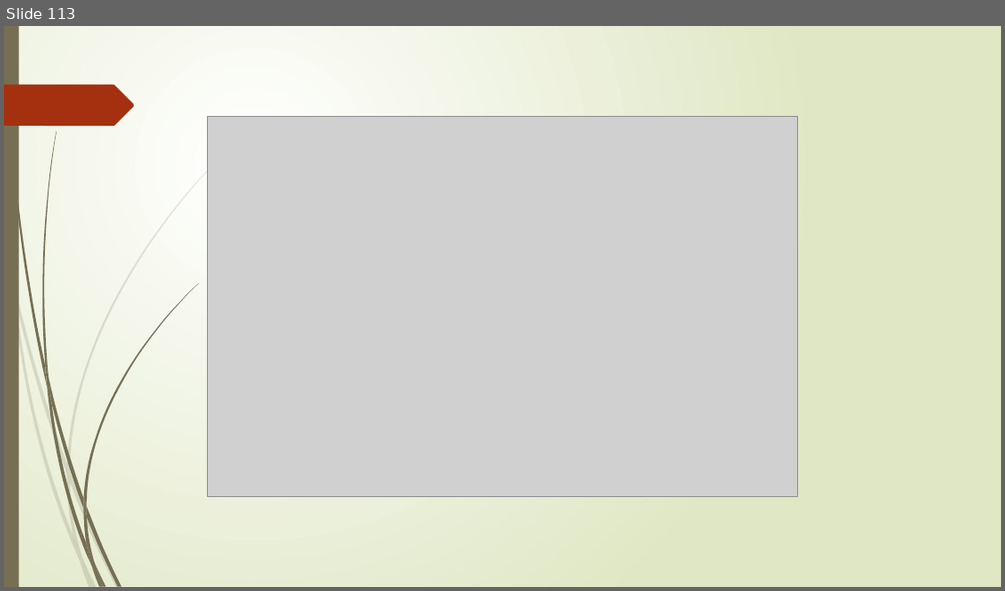
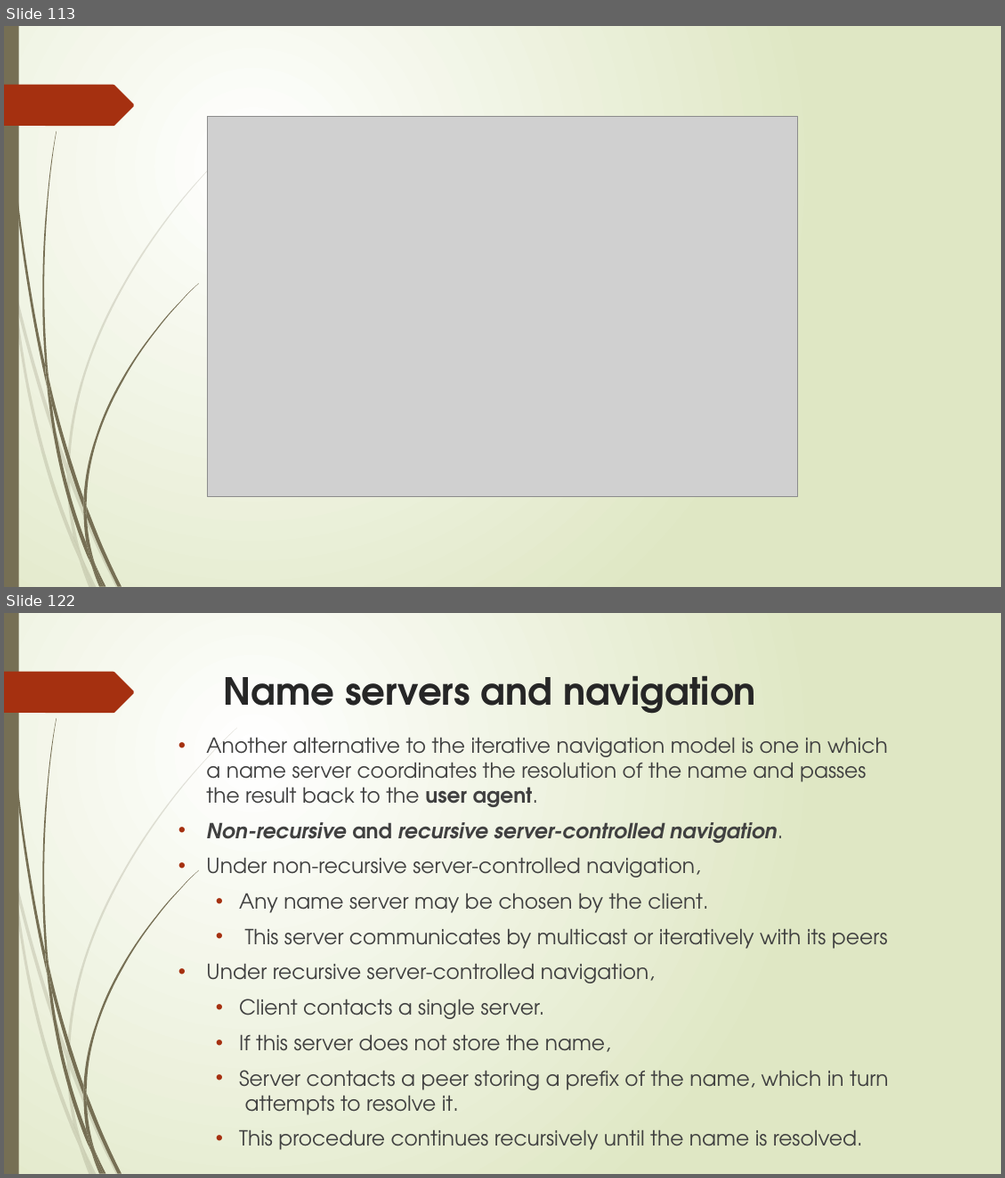
Before and after one commit to sanjayshimoga/nmit-distributed_systems, a slide deck: DISTRIBUTED FILE SYSTEMS.pptx. Shown one above the other, each under a label of ours: slide 113 before the commit, slides 113 and 122 after it; the slides between them are not shown. The pictures are 1005x591 and 1005x1178 pixels, drawn with LibreOffice and Linux fonts; fonts in the diff are those of the drawing; grey boxes stand for pictures. Boxes give left, top, right and bottom in pixels: in the first picture for what was removed or moved away, otherwise in the second. Text is boxed around its words. In the diff, an @@ line names an element or a change of style, - is before the commit and + after.

```diff
--- a/DISTRIBUTED FILE SYSTEMS.pptx
+++ b/DISTRIBUTED FILE SYSTEMS.pptx
@@ slide 122 added at [4, 613, 1001, 1174], background gradient #FFFFFF to #DFE8C4; not listed: 24 template elements that a slide beside it also shows @@
@@ title added at [224, 675, 756, 714], 36 pt, text #262626, bold @@
+Name servers and navigation
@@ text added at [206, 737, 888, 1150], 20 pt, text #404040 @@
+• Another alternative to the iterative navigation model is one in which a name server coordinates the resolution of the name and passes the result back to the user agent.
+• Non-recursive and recursive server-controlled navigation.
+• Under non-recursive server-controlled navigation,
+  • Any name server may be chosen by the client.
+  • This server communicates by multicast or iteratively with its peers
+• Under recursive server-controlled navigation,
+  • Client contacts a single server.
+  • If this server does not store the name,
+  • Server contacts a peer storing a prefix of the name, which in turn attempts to resolve it.
+  • This procedure continues recursively until the name is resolved.
```
Also in this commit, not shown: 12 other slides added, 2 other files.
